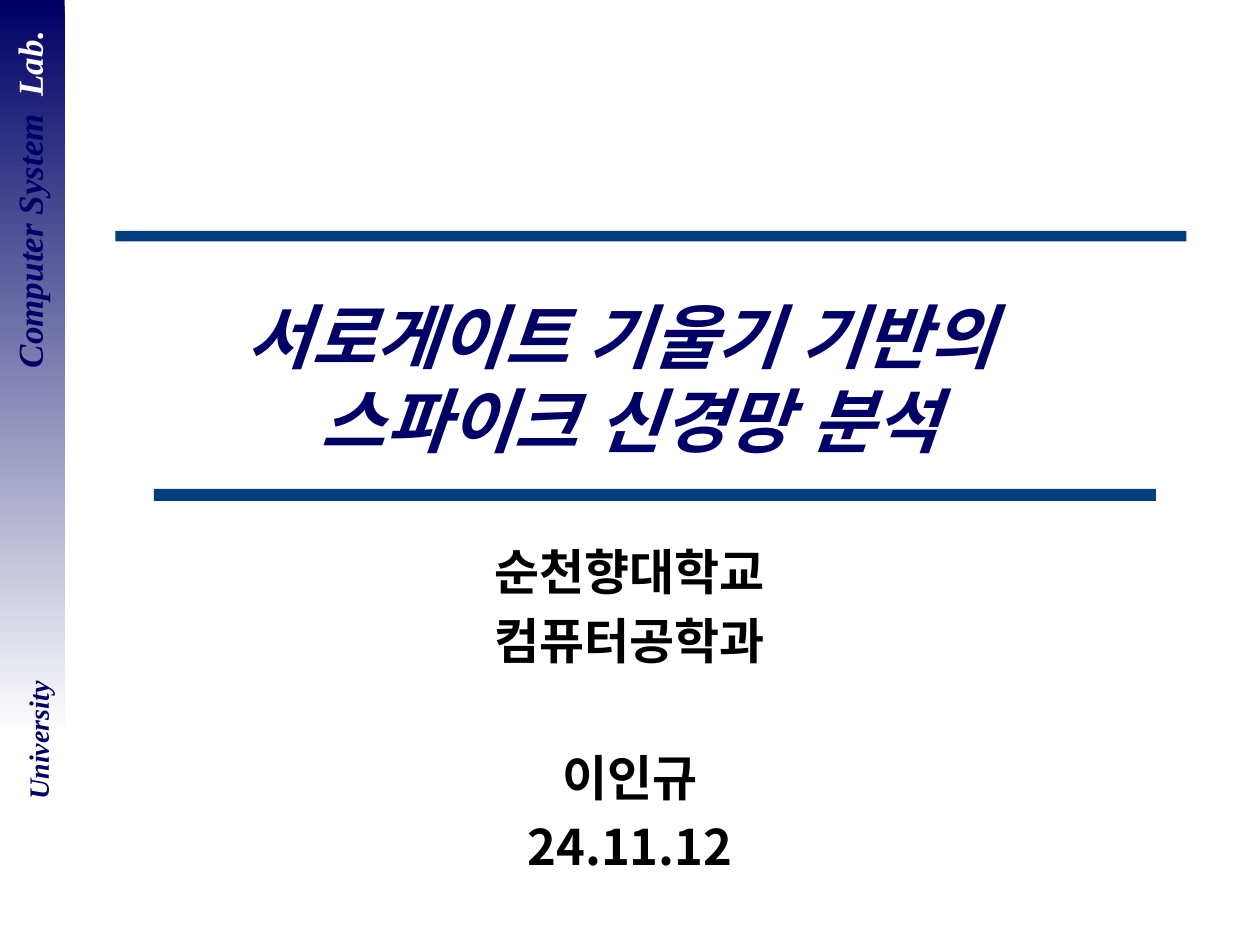
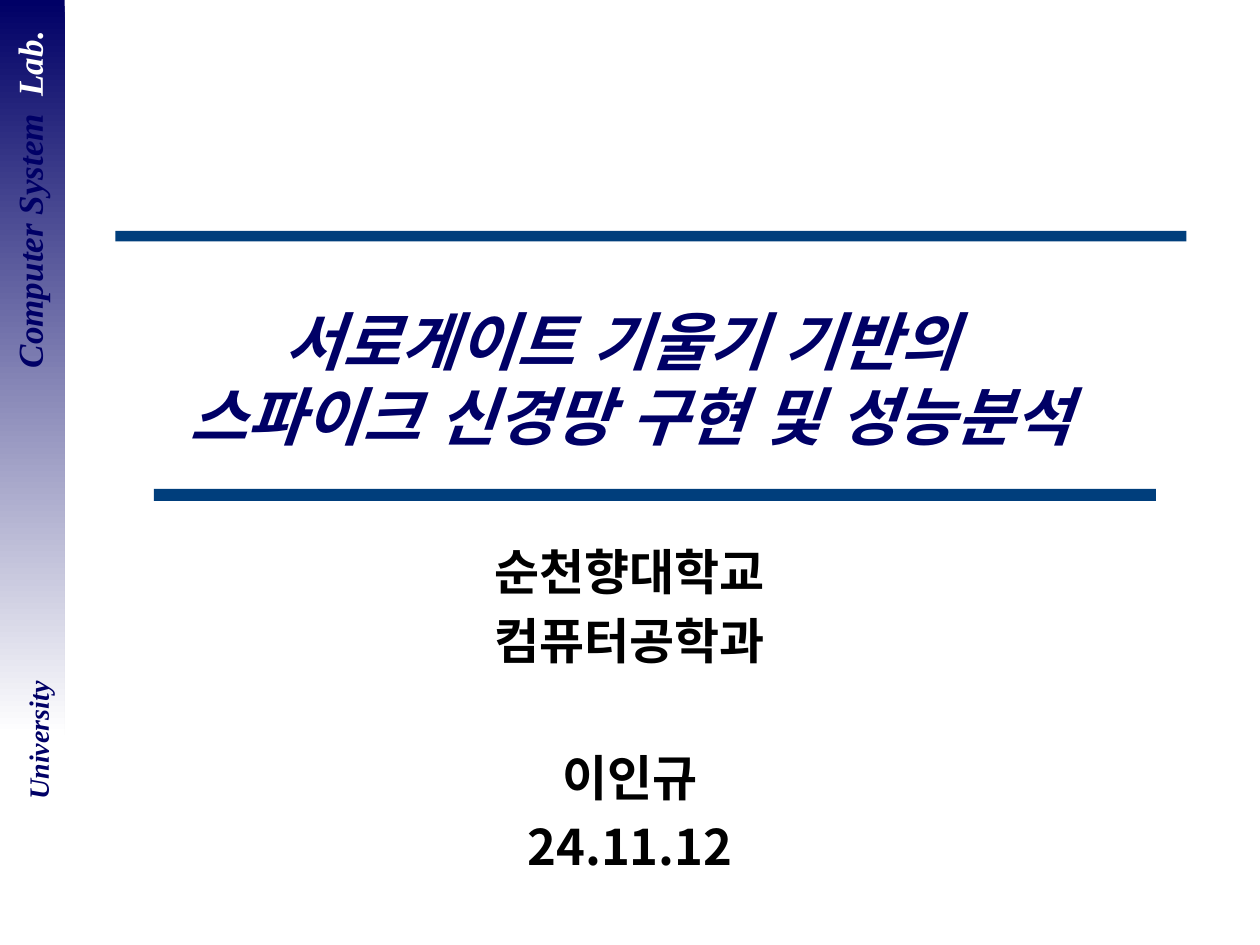
Before and after one commit to DevelopLee20/SNN, a slide deck: slide 1 of cs semina/졸업 논문 심사.pptx. Drawn at 1260x945 pixels with LibreOffice and Linux fonts; fonts in the diff are those of the drawing; background and template pictures are left out. Boxes give left, top, right and bottom in pixels: in the first picture for what was removed or moved away, otherwise in the second. Text is boxed around its words. In the diff, an @@ line names an element or a change of style, - is before the commit and + after.

```diff
--- a/cs semina/졸업 논문 심사.pptx
+++ b/cs semina/졸업 논문 심사.pptx
@@ title at <box>189,312,1071,446</box>: text changed; size 40 to 36 pt @@
-서로게이트 기울기 기반의
-스파이크 신경망 분석
+서로게이트 기울기 기반의
+스파이크 신경망 구현 및 성능분석
```
Also in this commit, not shown: 7 other slides changed, 17 slides added, 1 slide removed.
